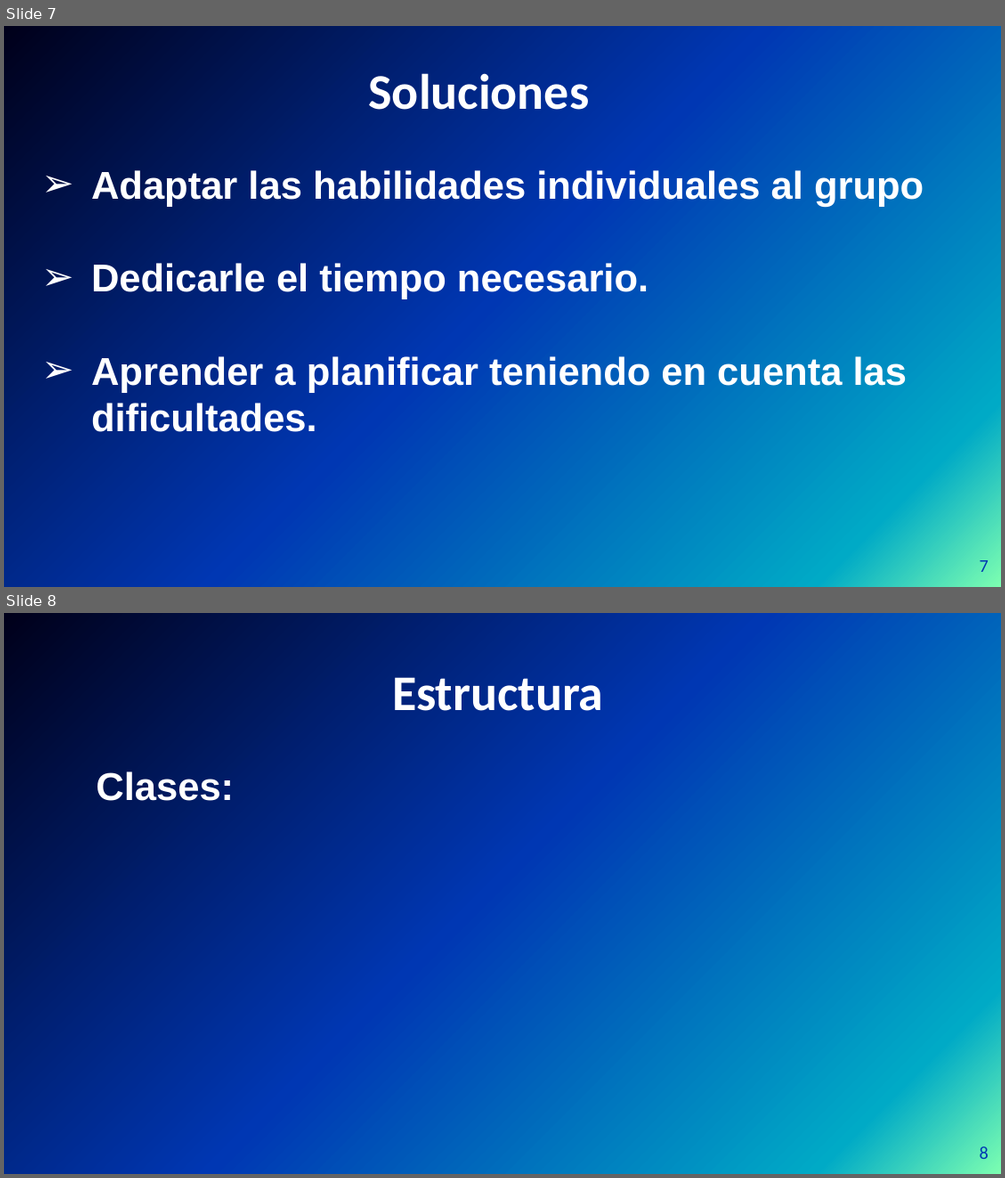
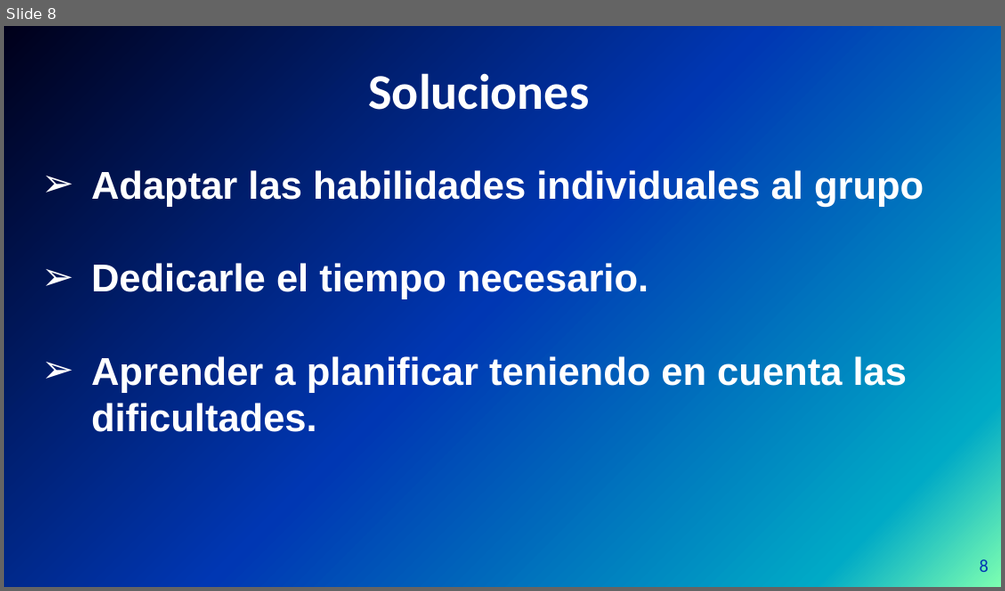
Before and after one commit to Tiinocm/ProyectoIntegrado, a slide deck: carles/presentacion de cronos.pptx. Shown one above the other, each under a label of ours: slides 7 and 8 before the commit, slide 8 after it. The pictures are 1005x1178 and 1005x591 pixels, drawn with LibreOffice and Linux fonts; fonts in the diff are those of the drawing; background and template pictures are left out. Boxes give left, top, right and bottom in pixels: in the first picture for what was removed or moved away, otherwise in the second. Text is boxed around its words. In the diff, an @@ line names an element or a change of style, - is before the commit and + after.

```diff
--- a/carles/presentacion de cronos.pptx
+++ b/carles/presentacion de cronos.pptx
@@ slide 8 removed at (x1=4, y1=613, x2=1001, y2=1174), background picture (left out) @@
@@ title removed at (x1=392, y1=677, x2=603, y2=711) @@
-Estructura
@@ text removed at (x1=96, y1=771, x2=234, y2=801) @@
-Clases:
@@ page number removed at (x1=979, y1=1146, x2=988, y2=1159) @@
-8
@@ what was slide 7 is now slide 8 @@
@@ page number at (x1=979, y1=559, x2=988, y2=572): text changed @@
-7
+8
```
Also in this commit, not shown: 1 slide changed, 2 slides added.
